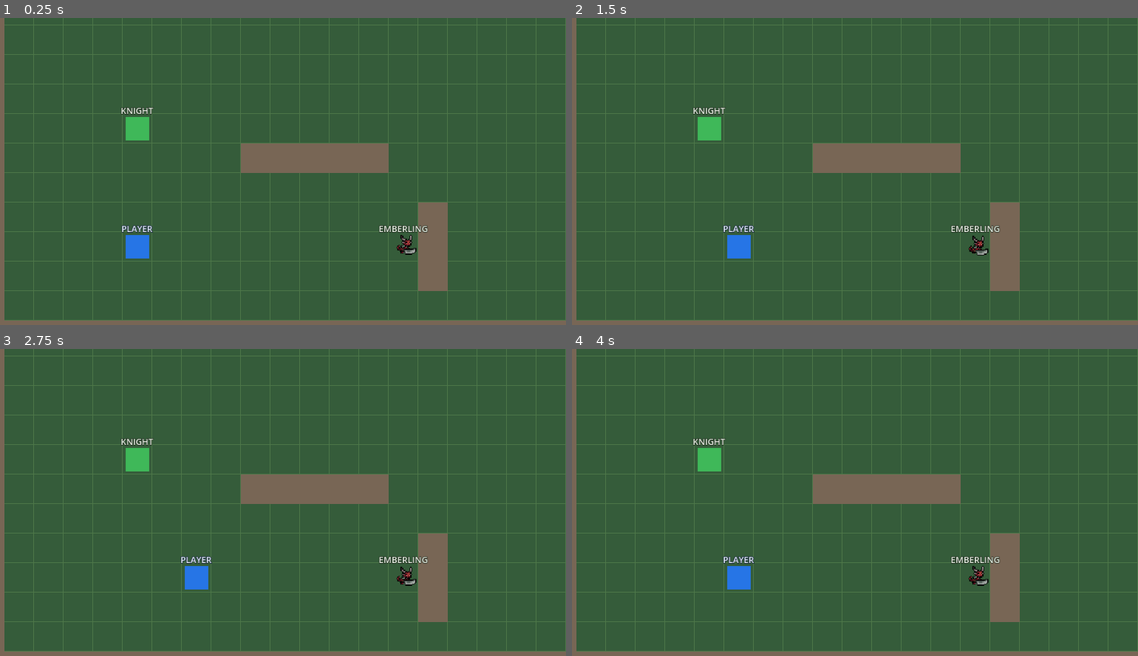
Above: before the commit, frames 1-4 (two rows, left to right).
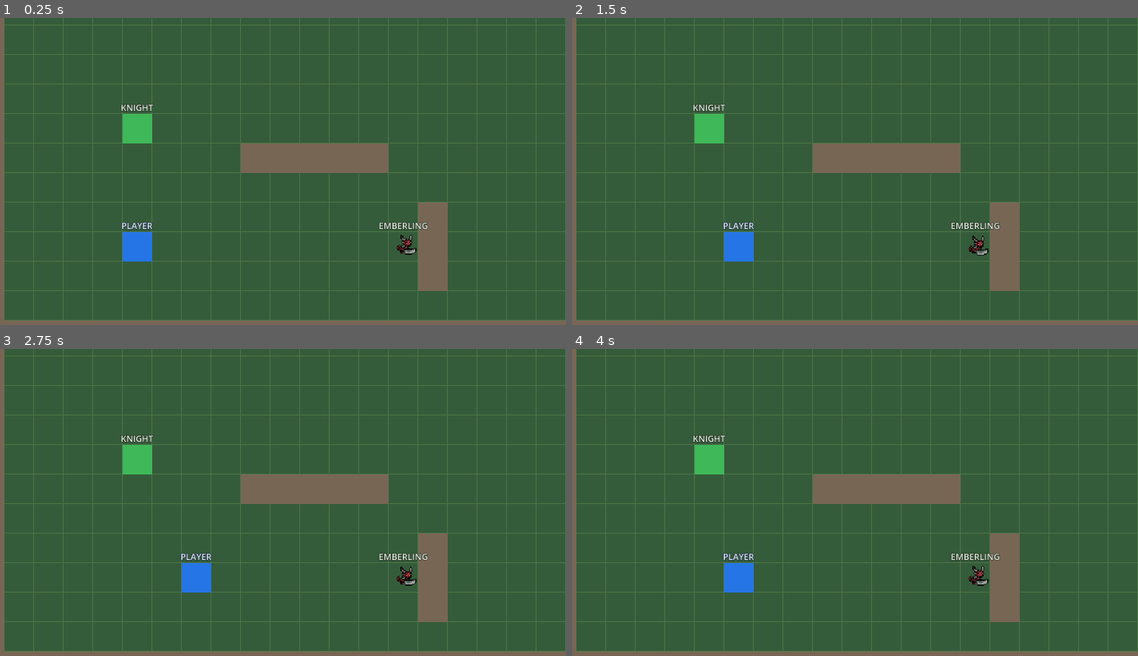
Above: after the commit, the same moments.

Repository: sasta-kro/Oathbound
Game: Godot game, scene res://main.tscn
Two runs of this game, one before a commit and one after it. Both use one fixed random seed, a clock stepped at 60 frames per second and the inputs below.
Inputs (mouse positions are in pixels of both pictures, inside the frame that each line leads up to):
- Up to frame 1 (0.25 s): no input
- Up to frame 2 (1.5 s): tap Enter at 0.5 s; move the mouse to (973, 168) at 0.52 s; hold D (move_right) 0.53-1.25 s; hold E (interact) 0.53-1.25 s; click (973, 168) at 0.67 s; tap Space at 0.77, 1.25 s; drag from (724, 199) to (815, 251) at 1.27 s
- Up to frame 3 (2.75 s): tap Enter at 2 s; move the mouse to (328, 441) at 2.02 s; hold D (move_right) from 2.03 s (still down); tap Alt at 2.1 s
- Up to frame 4 (4 s): release D (move_right) at 2.75 s; tap Space at 2.75, 3.77 s; drag from (815, 582) to (662, 465) at 2.77 s; tap Enter at 3.5 s; move the mouse to (1019, 563) at 3.52 s; hold A (move_left) from 3.53 s (still down); hold E (interact) from 3.53 s (still down)

The runs differ from the first frame. In frame 1, 0.8% of the frame differs, in the area x 21-76%, y 28-80%; in frame 2, 0.8%; in frame 3, 0.8%; in frame 4, 0.8%.

Commit message:
entities occupy full tile (no analog movement)

Diff:
--- a/game/scenes/player.tscn
+++ b/game/scenes/player.tscn
@@ -3,20 +3,20 @@
 [ext_resource type="Script" path="res://scripts/grid_player.gd" id="1_grid_player"]
 
 [sub_resource type="RectangleShape2D" id="RectangleShape2D_player"]
-size = Vector2(38, 38)
+size = Vector2(48, 48)
 
 [node name="Player" type="CharacterBody2D"]
 script = ExtResource("1_grid_player")
 
 [node name="Body" type="Polygon2D" parent="."]
-polygon = PackedVector2Array(-19, -19, 19, -19, 19, 19, -19, 19)
+polygon = PackedVector2Array(-24, -24, 24, -24, 24, 24, -24, 24)
 color = Color(0.152941, 0.462745, 0.901961, 1)
 
 [node name="Label" type="Label" parent="."]
 offset_left = -33.0
-offset_top = -39.0
+offset_top = -44.0
 offset_right = 33.0
-offset_bottom = -19.0
+offset_bottom = -24.0
 theme_override_colors/font_color = Color(0.929412, 0.960784, 1, 1)
 theme_override_colors/font_outline_color = Color(0.0352941, 0.0862745, 0.211765, 1)
 theme_override_constants/outline_size = 3
--- a/game/scenes/world_actor.tscn
+++ b/game/scenes/world_actor.tscn
@@ -3,19 +3,19 @@
 [ext_resource type="Script" path="res://scripts/world_actor.gd" id="1_world_actor"]
 
 [sub_resource type="RectangleShape2D" id="RectangleShape2D_actor"]
-size = Vector2(38, 38)
+size = Vector2(48, 48)
 
 [node name="WorldActor" type="CharacterBody2D"]
 script = ExtResource("1_world_actor")
 
 [node name="Body" type="Polygon2D" parent="."]
-polygon = PackedVector2Array(-19, -19, 19, -19, 19, 19, -19, 19)
+polygon = PackedVector2Array(-24, -24, 24, -24, 24, 24, -24, 24)
 
 [node name="Label" type="Label" parent="."]
 offset_left = -40.0
-offset_top = -39.0
+offset_top = -44.0
 offset_right = 40.0
-offset_bottom = -19.0
+offset_bottom = -24.0
 theme_override_colors/font_color = Color(0.941176, 0.976471, 0.92549, 1)
 theme_override_colors/font_outline_color = Color(0.054902, 0.0901961, 0.0509804, 1)
 theme_override_constants/outline_size = 3
--- a/game/scripts/grid_player.gd
+++ b/game/scripts/grid_player.gd
@@ -10,25 +10,73 @@
 
 
 func _unhandled_input(event: InputEvent) -> void:
-	if not movement_enabled:
+	if not movement_enabled or not _is_movement_action_pressed(event):
 		return
 
-	var requested_direction: Vector2i = _get_requested_direction(event)
+	var requested_direction: Vector2i = _get_pressed_direction()
 	if requested_direction == Vector2i.ZERO:
 		return
 
-	facing_direction = requested_direction
-	move_and_collide(Vector2(requested_direction * grid_size))
-	moved.emit()
+	get_viewport().set_input_as_handled()
+	attempt_grid_move(requested_direction)
 
 
-func _get_requested_direction(event: InputEvent) -> Vector2i:
-	if event.is_action_pressed(&"move_up"):
-		return Vector2i.UP
-	if event.is_action_pressed(&"move_down"):
-		return Vector2i.DOWN
-	if event.is_action_pressed(&"move_left"):
-		return Vector2i.LEFT
-	if event.is_action_pressed(&"move_right"):
-		return Vector2i.RIGHT
-	return Vector2i.ZERO
+func attempt_grid_move(requested_direction: Vector2i) -> bool:
+	var direction: Vector2i = Vector2i(
+		clampi(requested_direction.x, -1, 1), clampi(requested_direction.y, -1, 1)
+	)
+	if direction == Vector2i.ZERO:
+		return false
+
+	facing_direction = direction
+	if _is_diagonal_corner_blocked(direction):
+		return false
+
+	var motion: Vector2 = Vector2(direction * grid_size)
+	if _is_destination_cell_occupied(motion):
+		return false
+
+	global_position += motion
+	moved.emit()
+	return true
+
+
+func _is_movement_action_pressed(event: InputEvent) -> bool:
+	return (
+		event.is_action_pressed(&"move_up")
+		or event.is_action_pressed(&"move_down")
+		or event.is_action_pressed(&"move_left")
+		or event.is_action_pressed(&"move_right")
+	)
+
+
+func _get_pressed_direction() -> Vector2i:
+	var horizontal_direction: int = (
+		int(Input.is_action_pressed(&"move_right")) - int(Input.is_action_pressed(&"move_left"))
+	)
+	var vertical_direction: int = (
+		int(Input.is_action_pressed(&"move_down")) - int(Input.is_action_pressed(&"move_up"))
+	)
+	return Vector2i(horizontal_direction, vertical_direction)
+
+
+func _is_diagonal_corner_blocked(direction: Vector2i) -> bool:
+	if direction.x == 0 or direction.y == 0:
+		return false
+
+	var horizontal_motion: Vector2 = Vector2(direction.x * grid_size, 0)
+	var vertical_motion: Vector2 = Vector2(0, direction.y * grid_size)
+	return (
+		_is_destination_cell_occupied(horizontal_motion)
+		or _is_destination_cell_occupied(vertical_motion)
+	)
+
+
+func _is_destination_cell_occupied(motion: Vector2) -> bool:
+	var query: PhysicsPointQueryParameters2D = PhysicsPointQueryParameters2D.new()
+	query.position = global_position + motion
+	query.collision_mask = collision_mask
+	query.collide_with_bodies = true
+	query.collide_with_areas = false
+	query.exclude = [get_rid()]
+	return not get_world_2d().direct_space_state.intersect_point(query, 1).is_empty()
--- a/game/tests/test_main_smoke.gd
+++ b/game/tests/test_main_smoke.gd
@@ -91,24 +91,110 @@
 		)
 
 
-func test_right_wall_collision_matches_visible_geometry() -> void:
+func test_world_actors_occupy_complete_grid_cells() -> void:
+	var main_scene: Node2D = autofree(MAIN_SCENE.instantiate())
+	add_child(main_scene)
+
+	var half_grid_size: float = AreaOneRoom.GRID_SIZE / 2.0
+	var expected_body_polygon: PackedVector2Array = PackedVector2Array(
+		[
+			Vector2(-half_grid_size, -half_grid_size),
+			Vector2(half_grid_size, -half_grid_size),
+			Vector2(half_grid_size, half_grid_size),
+			Vector2(-half_grid_size, half_grid_size),
+		]
+	)
+	var actor_paths: Array[NodePath] = [
+		NodePath("Area1/Player"),
+		NodePath("Area1/Knight"),
+		NodePath("Area1/Creature"),
+	]
+	for actor_path: NodePath in actor_paths:
+		var body: Polygon2D = main_scene.get_node(NodePath("%s/Body" % actor_path))
+		var collision_shape: CollisionShape2D = main_scene.get_node(
+			NodePath("%s/CollisionShape2D" % actor_path)
+		)
+		var rectangle: RectangleShape2D = collision_shape.shape as RectangleShape2D
+		assert_eq(
+			body.polygon,
+			expected_body_polygon,
+			"%s placeholder must fill one complete grid cell." % actor_path,
+		)
+		assert_eq(
+			rectangle.size,
+			Vector2(AreaOneRoom.GRID_SIZE, AreaOneRoom.GRID_SIZE),
+			"%s must occupy one complete grid cell." % actor_path,
+		)
+
+
+func test_blocked_grid_movement_never_partially_moves_the_player() -> void:
 	var main_scene: Node2D = autofree(MAIN_SCENE.instantiate())
 	add_child(main_scene)
 	await get_tree().physics_frame
 
 	var player: GridPlayer = main_scene.get_node("Area1/Player")
 	player.global_position = Vector2(144, 96)
-	var visible_wall_collision: KinematicCollision2D = player.move_and_collide(
-		Vector2.RIGHT * player.grid_size
-	)
-	assert_not_null(
-		visible_wall_collision, "The player must not move through the visible right wall."
-	)
-
-	player.global_position = Vector2(144, -96)
-	var open_tile_collision: KinematicCollision2D = player.move_and_collide(
-		Vector2.RIGHT * player.grid_size
-	)
-	assert_null(
-		open_tile_collision, "The player must move through tiles outside the visible right wall."
-	)
+	var position_before_movement: Vector2 = player.global_position
+
+	assert_false(
+		player.attempt_grid_move(Vector2i.RIGHT),
+		"A wall must reject movement into its occupied cell.",
+	)
+	assert_eq(
+		player.global_position,
+		position_before_movement,
+		"Rejected movement must leave the player at the original cell center.",
+	)
+
+
+func test_player_can_move_into_an_empty_cell_next_to_an_actor() -> void:
+	var main_scene: Node2D = autofree(MAIN_SCENE.instantiate())
+	add_child(main_scene)
+	await get_tree().physics_frame
+
+	var player: GridPlayer = main_scene.get_node("Area1/Player")
+	player.global_position = Vector2(-336, 0)
+
+	assert_true(
+		player.attempt_grid_move(Vector2i.RIGHT),
+		"Touching an actor at the cell boundary must not block an empty adjacent cell.",
+	)
+	assert_eq(player.global_position, Vector2(-288, 0))
+
+
+func test_player_moves_exactly_one_cell_diagonally() -> void:
+	var main_scene: Node2D = autofree(MAIN_SCENE.instantiate())
+	add_child(main_scene)
+	await get_tree().physics_frame
+
+	var player: GridPlayer = main_scene.get_node("Area1/Player")
+	player.global_position = Vector2(-192, 96)
+	assert_true(
+		player.attempt_grid_move(Vector2i(-1, 1)),
+		"An open diagonal destination must accept movement.",
+	)
+	assert_eq(
+		player.global_position,
+		Vector2(-240, 144),
+		"Diagonal movement must end at the exact destination cell center.",
+	)
+
+
+func test_diagonal_movement_cannot_cut_through_a_blocked_corner() -> void:
+	var main_scene: Node2D = autofree(MAIN_SCENE.instantiate())
+	add_child(main_scene)
+	await get_tree().physics_frame
+
+	var player: GridPlayer = main_scene.get_node("Area1/Player")
+	player.global_position = Vector2(-144, 0)
+	var position_before_movement: Vector2 = player.global_position
+
+	assert_false(
+		player.attempt_grid_move(Vector2i(1, 1)),
+		"Diagonal movement must fail when an orthogonal path is blocked.",
+	)
+	assert_eq(
+		player.global_position,
+		position_before_movement,
+		"A blocked corner must not displace the player.",
+	)
Not shown, changed: docs/Oathbound_Specification_v0.4.md
